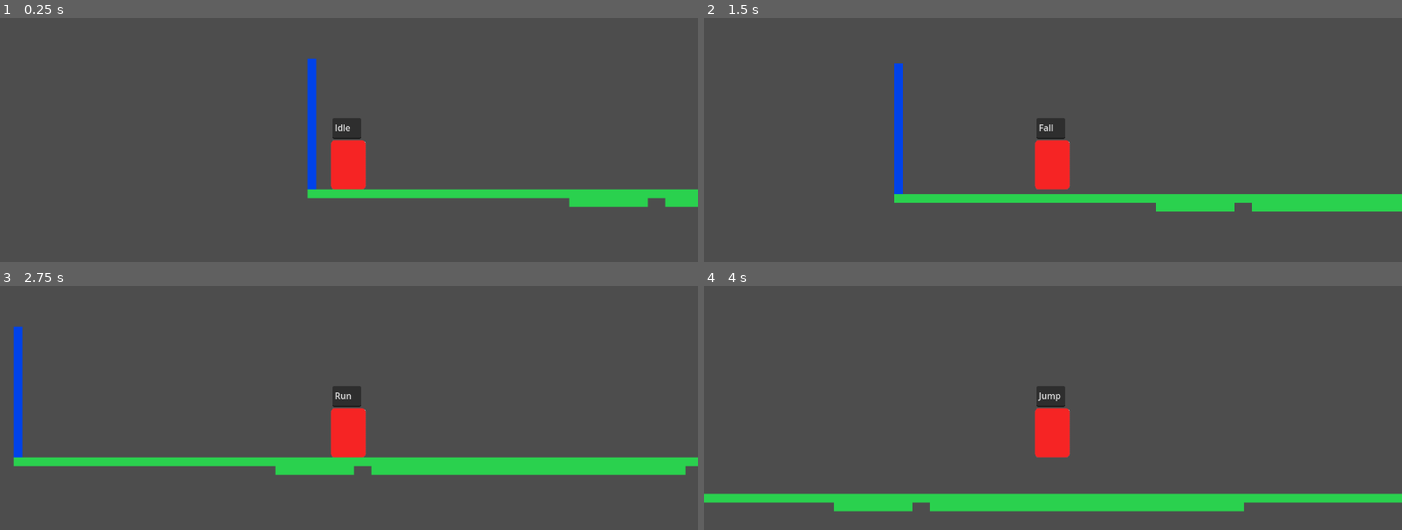
Above: before the commit, frames 1-4 (two rows, left to right).
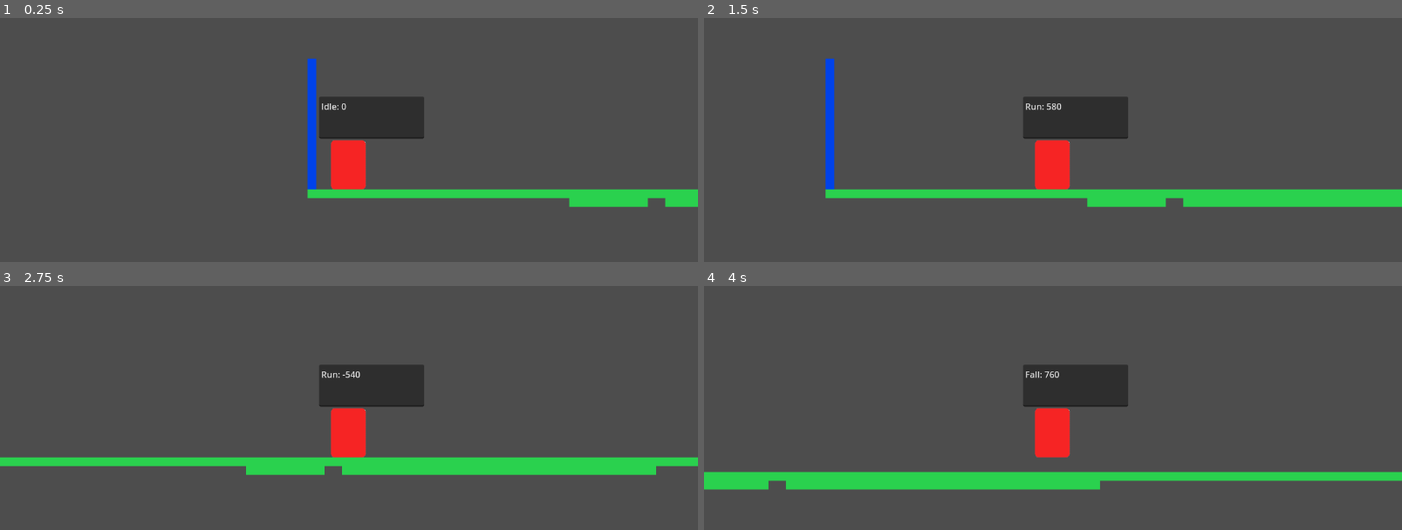
Above: after the commit, the same moments.

Repository: ameliakn/SamuraiGameJam
Game: Godot game, scene res://Levels/concept_level.tscn
Same seed, same stepped clock (60 frames per second), same inputs: the game is played once before the commit and once after it.
Inputs:
- Up to frame 1 (0.25 s): no input
- Up to frame 2 (1.5 s): tap Enter at 0.5 s; hold D (dir_right) from 0.53 s (still down); tap Space (jump) at 0.6, 0.77, 1.07, 1.35 s
- Up to frame 3 (2.75 s): tap Space (jump) at 1.52, 1.82, 2.1 s; release D (dir_right) at 2.03 s; hold A (dir_left) from 2.03 s (still down)
- Up to frame 4 (4 s): release A (dir_left) at 2.78 s; hold D (dir_right) from 2.78 s (still down); tap Space (jump) at 2.85, 3.02, 3.32, 3.6, 3.77 s

The runs differ from the first frame. In frame 1, 2.2% of the frame differs, in the area x 45-61%, y 32-50%; in frame 2, 7.1%; in frame 3, 3.5%; in frame 4, 14%, in the area x 0-100%, y 32-93%.

Commit message:
Wall Jump e Short Jump

Diff:
--- a/Character/PlayerSM.gd
+++ b/Character/PlayerSM.gd
@@ -13,12 +13,24 @@
 
 func _input(event):
 	if [states.Idle,states.Run,states.Break].has(state):
-		if event.is_action("jump") and parent.is_on_floor():
+		if Input.is_action_just_pressed("jump") and parent.is_on_floor():
 			parent.velocity.y = parent.JUMP_VELOCITY
 			if(parent.hInputDirection > 0):
 				parent.accelerate(1, 1)
 			elif(parent.hInputDirection < 0):
 				parent.accelerate(-1, 1)
+	if [states.Jump].has(state):
+		if(Input.is_action_just_released("jump")):
+			parent.velocity.y = 0
+	if [states.Jump,states.Fall,states.WallJump].has(state):
+		if(parent.rightCollide or parent.leftCollide):
+			if(parent.rightCollide):
+				parent.deaccelerate(1)
+			elif(parent.leftCollide):
+				parent.deaccelerate(-1)
+	if [states.WallSlide].has(state):
+		if Input.is_action_just_pressed("jump"):
+			parent.wall_jump()
 
 	if Input.is_action_just_pressed("reset"):
 		parent.velocity = Vector2(0,0)
@@ -28,6 +40,7 @@
 func _state_logic(delta):
 	parent._detect_wall_collision()
 	parent._handle_move_input()
+	parent.text.text = str(states.find_key(state), ": ", parent.momentum)
 	parent._apply_gravity(delta)
 	parent._apply_movement()
 
@@ -51,14 +64,28 @@
 			if parent.velocity.y != 0:
 				return states.Jump
 		states.Jump:
+			if parent.rightCollide or parent.leftCollide:
+				return states.WallSlide
 			if parent.velocity.y > 0:
 				return states.Fall
 		states.Fall:
 			if parent.is_on_floor():
 				return states.Idle
+			if parent.rightCollide or parent.leftCollide:
+				return states.WallSlide
+		states.WallSlide:
+			if parent.is_on_floor():
+				return states.Idle
+			if !parent.rightCollide and !parent.leftCollide:
+				return states.WallJump
+		states.WallJump:
+			if parent.rightCollide or parent.leftCollide:
+				return states.WallSlide
+			if parent.velocity.y > 0:
+				return states.Fall
 
 func _enter_state(new_state, old_state):
-	parent.text.text = states.find_key(new_state)
+	parent.text.text = str(states.find_key(new_state), ": ", parent.momentum)
 
 func _exit_state(old_state, new_state):
 	pass
--- a/Character/protagonist.gd
+++ b/Character/protagonist.gd
@@ -11,21 +11,16 @@
 @export var BASE_ACCELERATION = 20
 @export var MIN_JUMP_ACCELERATION = 120
 @export var BASE_DEACCELERATION = 40
-@export var JUMP_VELOCITY = -400.0
+@export var JUMP_VELOCITY = -600.0
 @export var INITALPOSITION = Vector2(239, 562)
 @export var gravity = 900
 @export var MIN_WALLJUMP = 50
 var leftCollide: bool
 var rightCollide: bool
 var momentum: float
+var jumpStartup: float
 var hInputDirection = 0
 var hTurnDirection = 0
-
-func wall_slide():
-	pass
-
-func deccelarate():
-	pass
 
 func _handle_move_input():
 	hInputDirection = Input.get_axis("dir_left", "dir_right")
@@ -46,16 +41,16 @@
 			else:
 				deaccelerate(-1)
 
-	if(momentum > 0):
-		if(rightCollide):
-			momentum = 0
-		hTurnDirection = 1
-	elif(momentum < 0):
-		if(leftCollide):
-			momentum = 0
-		hTurnDirection = -1
-	else:
-		hTurnDirection = 0
+		if(momentum > 0):
+			if(rightCollide):
+				momentum = 0
+			hTurnDirection = 1
+		elif(momentum < 0):
+			if(leftCollide):
+				momentum = 0
+			hTurnDirection = -1
+		else:
+			hTurnDirection = 0
 
 func _apply_gravity(delta):
 	if not is_on_floor():
@@ -91,7 +86,17 @@
 		else:
 			momentum += BASE_DEACCELERATION
 
-
 func _detect_wall_collision():
 	leftCollide = (castLeft1.is_colliding() or castLeft2.is_colliding())
 	rightCollide = (castRight1.is_colliding() or castRight2.is_colliding())
+
+func wall_jump():
+	velocity.y = JUMP_VELOCITY *0.5
+	if rightCollide:
+		momentum = (momentum * -1) - MIN_WALLJUMP
+		if momentum < -MAX_SPEED:
+			momentum = -MAX_SPEED
+	if leftCollide:
+		momentum = (momentum * -1) + MIN_WALLJUMP
+		if momentum > MAX_SPEED:
+			momentum = MAX_SPEED
--- a/Character/protagonist.tscn
+++ b/Character/protagonist.tscn
@@ -42,8 +42,8 @@
 script = ExtResource("3_8gnli")
 
 [node name="TextEdit" type="TextEdit" parent="."]
-offset_left = -30.0
-offset_top = -90.0
-offset_right = 22.0
-offset_bottom = -51.0
+offset_left = -55.0
+offset_top = -129.0
+offset_right = 138.0
+offset_bottom = -52.0
 text = "test"
